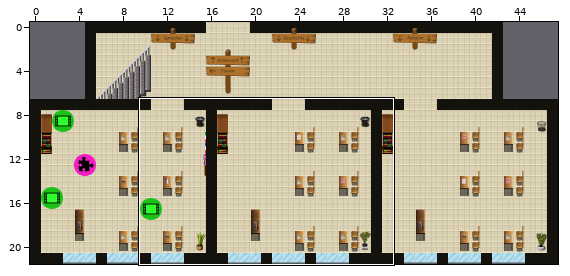
A Tiled map (JSON) gets an edit: maps/neubau.json. Above, an overview of the earlier version with the close-up marked.
Close-up. Old version:
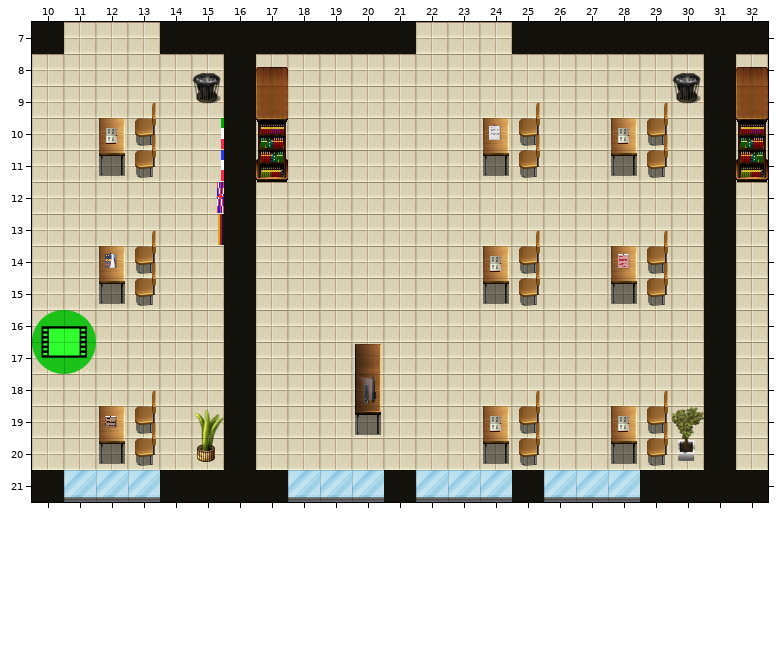
Cells are 32x32 px. Shown: x 10..32, y 7..21.
After:
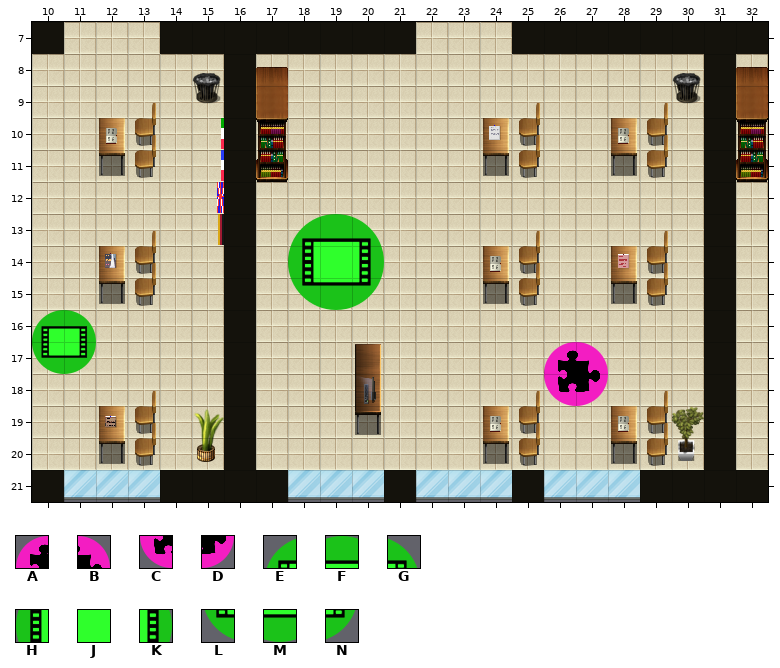
Key: from "Icons": A 28, B 29, C 39, D 40, E 50, F 51, G 52, H 61, J 62, K 63, L 72, M 73, N 74.
_ is an empty cell.
Tiles of an added or newly shown layer are drawn over the layers below it.
The commit says: Geschichts-Zeug dazugemacht
The edit:
Layer "EuropawahlFilm_Geschichte" (added):
y 13: x 18..20 ___ -> EFG
y 14: x 18..20 ___ -> HJK
y 15: x 18..20 ___ -> LMN
Layer "LearningApp_Geschichte" (added):
y 17: x 26..27 __ -> AB
y 18: x 26..27 __ -> CD
Boxes around the changes in both close-ups, in picture pixels (x1, y1, x2, y2):
added: (288, 214, 384, 310)
added: (544, 342, 608, 406)
